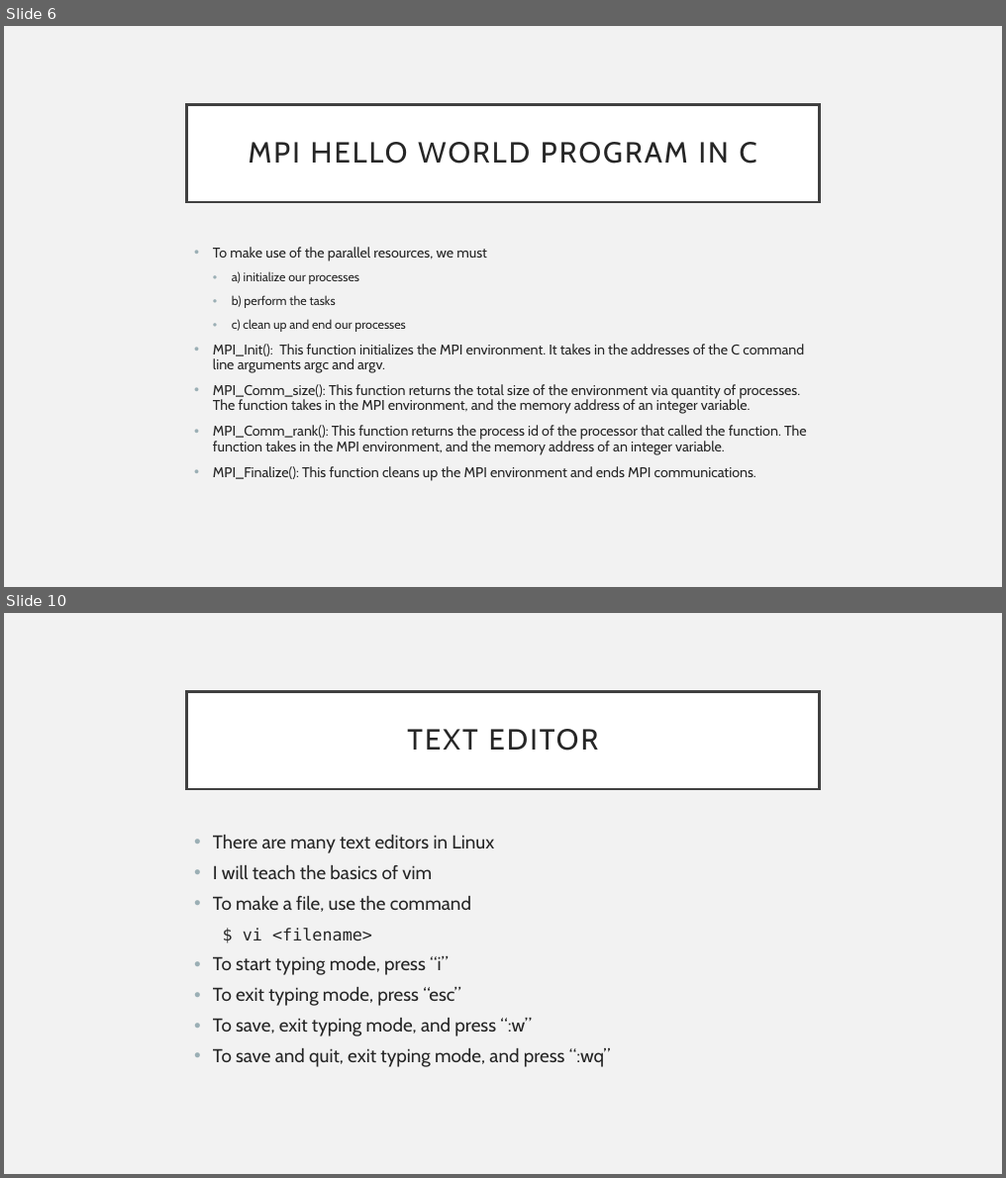
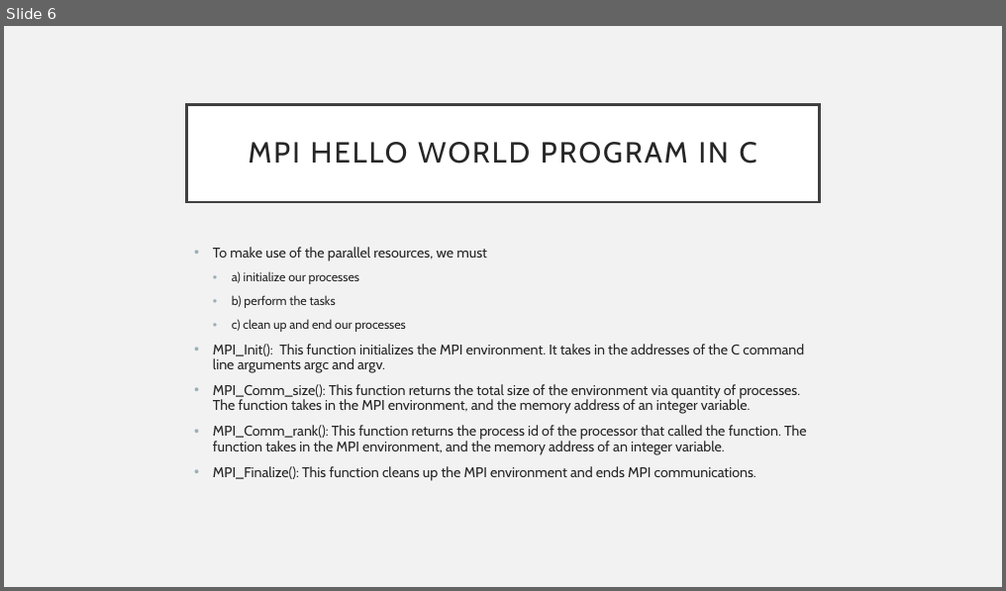
Before and after one commit to Andrewpensoneault/Intro-Parallel-Computing, a slide deck: Lectures/Lecture 3/lecture3.pptx. Shown one above the other, each under a label of ours: slides 6 and 10 before the commit, slide 6 after it; the slides between them are not shown. The pictures are 1006x1178 and 1006x591 pixels, drawn with LibreOffice and Linux fonts; fonts in the diff are those of the drawing. Boxes give left, top, right and bottom in pixels: in the first picture for what was removed or moved away, otherwise in the second. Text is boxed around its words. In the diff, an @@ line names an element or a change of style, - is before the commit and + after.

```diff
--- a/Lectures/Lecture 3/lecture3.pptx
+++ b/Lectures/Lecture 3/lecture3.pptx
@@ slide 10 removed at [4, 613, 1002, 1174], background #F2F2F2 @@
@@ title removed at [187, 691, 819, 789] @@
-TEXT EDITOR
@@ text removed at [213, 835, 611, 1067] @@
-• There are many text editors in Linux
-• I will teach the basics of vim
-• To make a file, use the command
-$ vi <filename>
-• To start typing mode, press “i”
-• To exit typing mode, press “esc”
-• To save, exit typing mode, and press “:w”
-• To save and quit, exit typing mode, and press “:wq”
```
Also in this commit, not shown: 2 slides changed, 1 slide added, 5 other slides removed, 1 other file.
